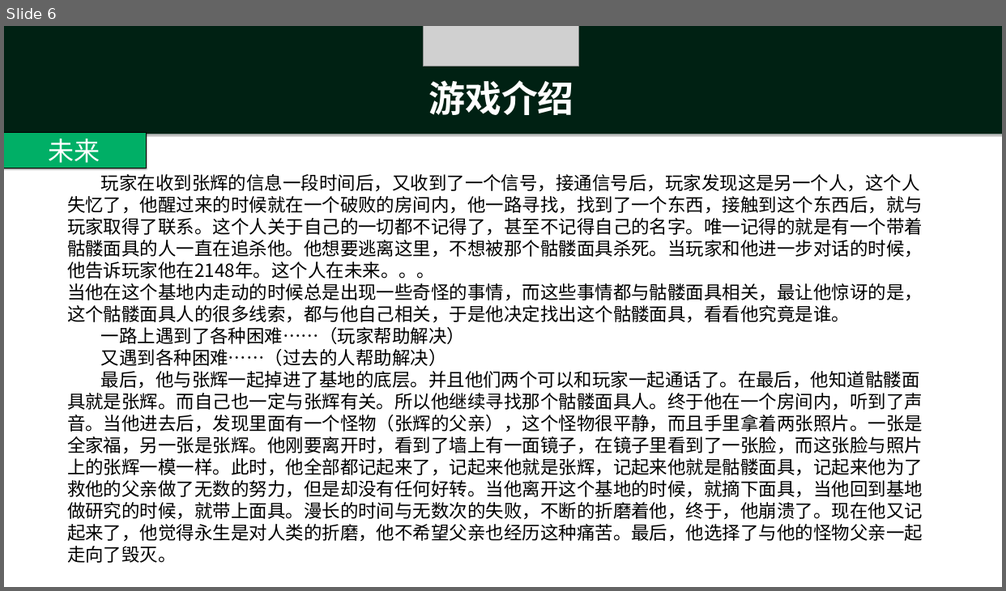
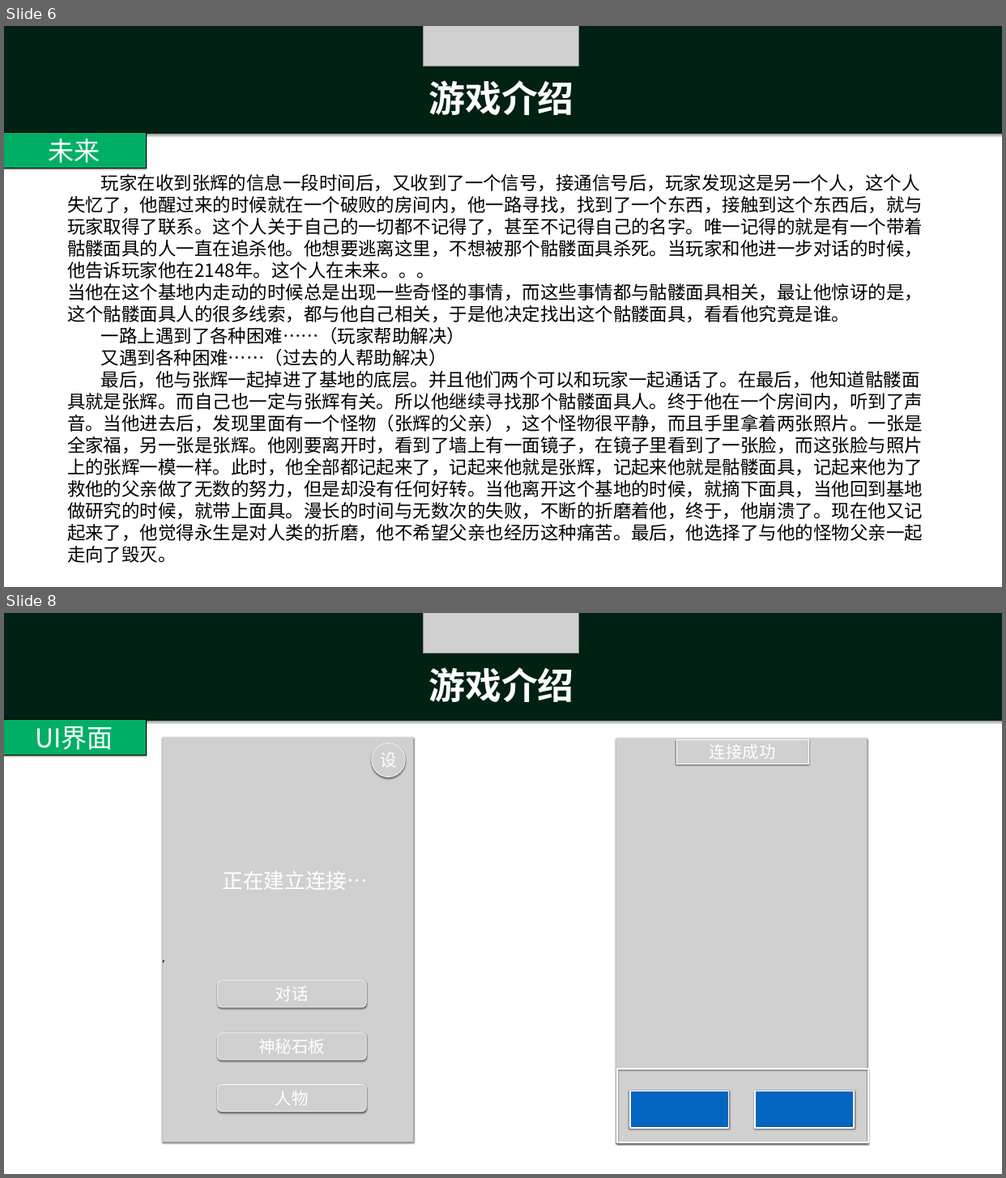
Before and after one commit to ThreePeopleGame/Death, a slide deck: 游戏内容/文字游戏新故事.pptx. Shown one above the other, each under a label of ours: slide 6 before the commit, slides 6 and 8 after it; the slides between them are not shown. The pictures are 1006x591 and 1006x1178 pixels, drawn with LibreOffice and Linux fonts; fonts in the diff are those of the drawing; grey boxes stand for pictures. Boxes give left, top, right and bottom in pixels: in the first picture for what was removed or moved away, otherwise in the second. Text is boxed around its words. In the diff, an @@ line names an element or a change of style, - is before the commit and + after.

Commit message:
设计理论
新游戏

```diff
--- a/游戏内容/文字游戏新故事.pptx
+++ b/游戏内容/文字游戏新故事.pptx
@@ slide 8 added at [4, 613, 1002, 1174], background #FFFFFF @@
@@ rectangle added at [4, 613, 1002, 721], fill #00AE66 @@
@@ rectangle added at [4, 613, 1002, 721], fill #000000 at 70% opacity @@
@@ picture added at [423, 613, 579, 653] @@
@@ text added at [428, 667, 573, 702], 70 pt, text #FFFFFF, bold @@
+游戏介绍
@@ rectangle added at [4, 719, 147, 755], fill #00AF66, outline #000000 1 pt, 50 pt, text #FFFFFF @@
+UI界面
@@ picture added at [163, 737, 413, 1142] @@
@@ picture added at [372, 743, 405, 777], 32 pt, text #FFFFFF @@
+设
@@ picture added at [616, 738, 867, 1143] @@
@@ picture added at [676, 739, 808, 764], 32 pt, text #FFFFFF @@
+连接成功
@@ text added at [223, 871, 368, 890], 40 pt, text #FFFFFF @@
+正在建立连接…
@@ elbow line added from (163, 962) to (164, 961), #000000 2 pt @@
@@ picture added at [217, 981, 366, 1007], 32 pt, text #FFFFFF @@
+对话
@@ picture added at [217, 1033, 366, 1060], 32 pt, text #FFFFFF @@
+神秘石板
@@ rectangle added at [617, 1069, 868, 1143], outline #FFFFFF 3 pt @@
@@ picture added at [217, 1085, 366, 1112], 32 pt, text #FFFFFF @@
+人物
@@ rectangle added at [629, 1091, 728, 1128], fill #0365C0, outline #FFFFFF 3 pt @@
@@ rectangle added at [755, 1091, 854, 1128], fill #0365C0, outline #FFFFFF 3 pt @@
```
Also in this commit, not shown: 1 slide changed, 2 other slides added, 1 other file.
